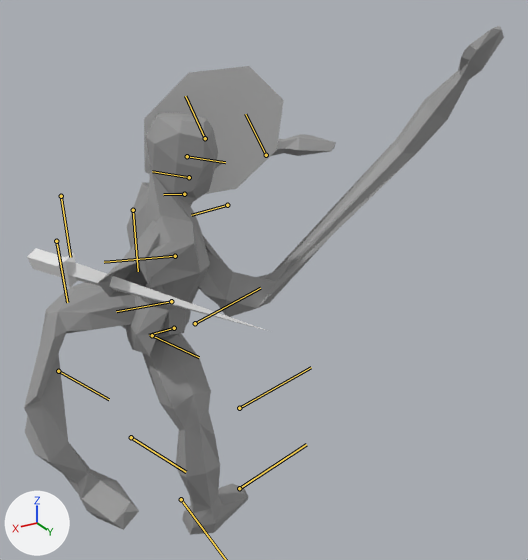
Two versions of the FBX model Sandtree/Game/Sandtree/Assets/Models/FBX/Player.fbx, one commit apart.
Both versions are drawn from a camera (50 mm lens) standing at (0.0107, 0.0253, 0.0227) and looking at (-0.0037, 0.0013, 0.0108). Lighting does not change. The marker at lower left points along +X, +Y and +Z. Both versions are drawn at frame 10 of the action 'FightSwordAndShieldSpin'; the numbers are the values there. The bones that bend it are drawn over the model as lines.

The first picture shows 'BaseShieldObj', 'BaseSwordObj', 'Mesh'.
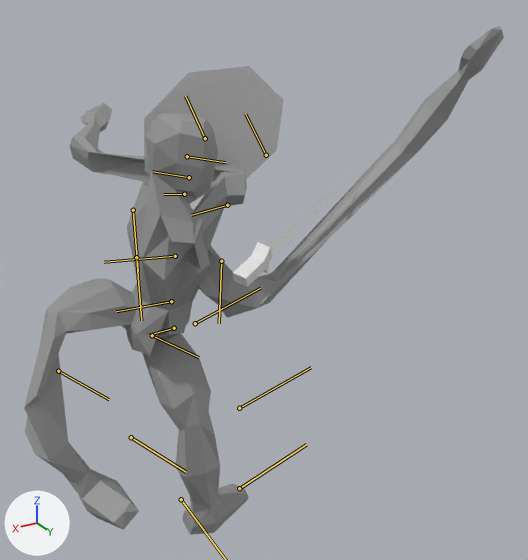
The edits, one by one:
Bone 'UpperArm_r' (bone_upperarm_r) turns from (5, 33, 13) to (28, -81, -17) degrees about its own x, y and z.
Bone 'LowerArm_r' (bone_lowerarm_r) turns from (0, -105, 0) to (0, -70, 0) degrees about its own x, y and z.

Changed parts and their boxes (x1, y1, x2, y2) in the pictures (528 x 560 px):
'Mesh', posed
    both: (24, 26, 504, 535)
'BaseSwordObj', posed (52% narrower, 32% taller)
    before: (27, 248, 268, 331)
    after: (233, 177, 349, 287)
bone 'LowerArm_r', root to tip
    before: (61, 196) to (70, 257)
    after: (136, 257) to (141, 320)
